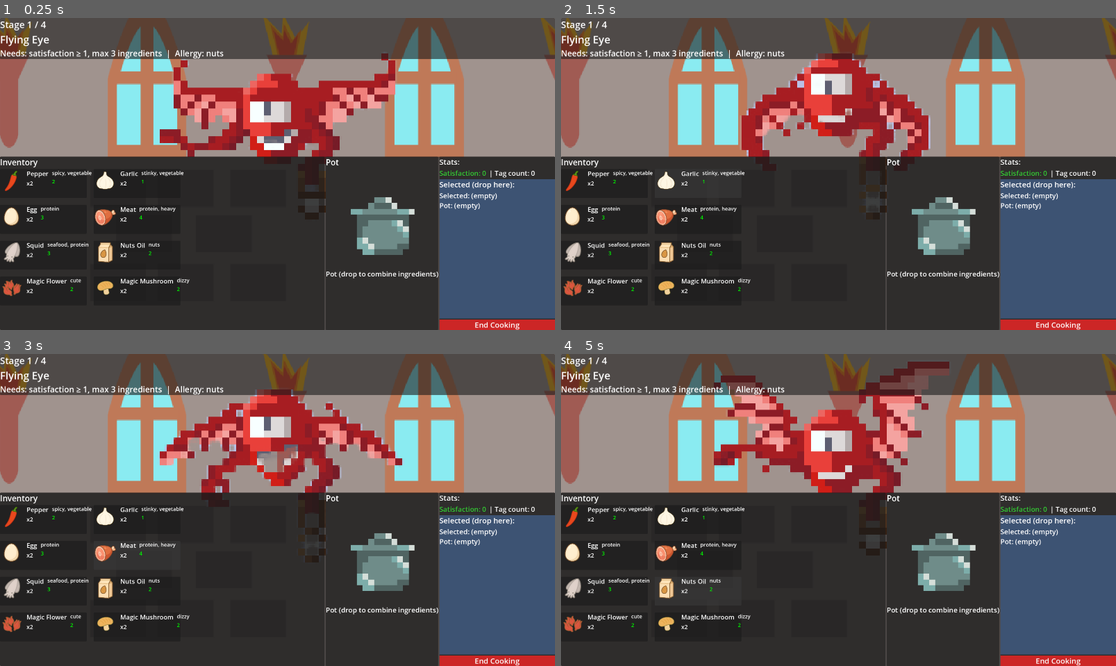
Above: before the commit, frames 1-4 (two rows, left to right).
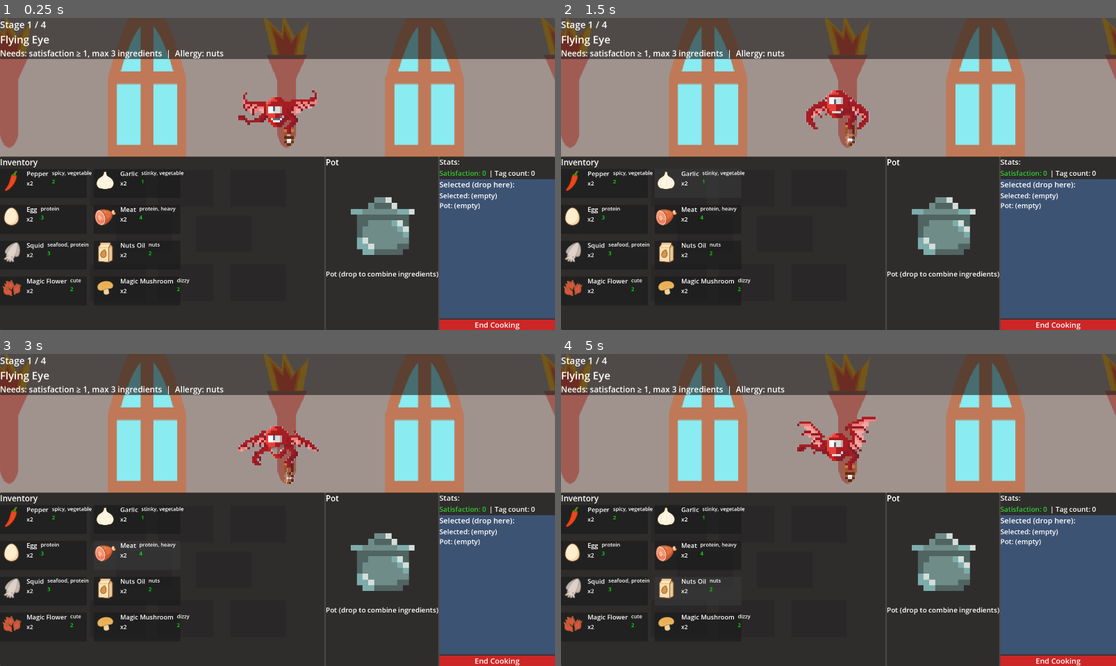
Above: after the commit, the same moments.

Repository: zz2548/week-4-resource-management
Game: Godot game, scene res://scenes/main.tscn
The game is run twice, just before and just after one commit, with the same random seed, the same clock (stepped at 60 frames per second) and the same inputs.
Inputs (mouse positions are in pixels of both pictures, inside the frame that each line leads up to):
- Up to frame 1 (0.25 s): no input
- Up to frame 2 (1.5 s): click (605, 183) at 0.5 s; click (699, 183) at 1.27 s
- Up to frame 3 (3 s): click (44, 556) at 2.02 s; click (138, 556) at 2.77 s
- Up to frame 4 (5 s): click (605, 591) at 3.52 s; click (699, 591) at 4.27 s

The runs differ from the first frame. In frame 1, 7.1% of the frame differs, in the area x 28-72%, y 11-63%; in frame 2, 6.3%; in frame 3, 6.7%; in frame 4, 8.3%, in the area x 27-70%, y 2-63%.

Commit message:
changed flying eye's size

Diff:
--- a/scripts/DataDB.gd
+++ b/scripts/DataDB.gd
@@ -28,7 +28,7 @@
 # Stage 1: nut allergy, max 3 ingredients. Stage 2: needs spicy × 3. Stage 3: only protein, high satisfaction. Stage 4: dark magic allergy, max 5 pot combinations this round.
 # Use "sprite_frames": "res://resources/enemies/xxx_sprite_frames.tres" to edit animations in the AnimatedSprite2D GUI (SpriteFrames editor). Else "image" or "frames" in code.
 var enemies := [
-	{"id": "flying_eye", "name": "Flying Eye", "sprite_frames": "res://resources/enemies/flying_eye_sprite_frames.tres", "scale": 6.0, "allergy_tags": ["nuts"], "allergy_known": true, "requirements": {"min_satisfaction": 1, "max_ingredients": 3}},
+	{"id": "flying_eye", "name": "Flying Eye", "sprite_frames": "res://resources/enemies/flying_eye_sprite_frames.tres", "scale": 2.0, "allergy_tags": ["nuts"], "allergy_known": true, "requirements": {"min_satisfaction": 1, "max_ingredients": 3}},
 	{"id": "blob_minion", "name": "Blob Minion", "sprite_frames": "res://resources/enemies/blob_minion_sprite_frames.tres", "scale": 10.0, "allergy_tags": [], "allergy_known": true, "requirements": {"min_satisfaction": 0, "min_tag_count": {"spicy": 3}}},
 	{"id": "knight", "name": "Knight", "sprite_frames": "res://resources/enemies/knight_sprite_frames.tres", "scale": 10.0, "allergy_tags": [], "allergy_known": true, "requirements": {"min_satisfaction": 12, "only_protein": true}},
 	{"id": "summoner", "name": "The Summoner", "sprite_frames": "res://resources/enemies/summoner_sprite_frames.tres", "scale": 10.0, "allergy_tags": ["dark magic"], "allergy_known": true, "requirements": {"min_satisfaction": 1}, "max_pot_combinations": 5},
